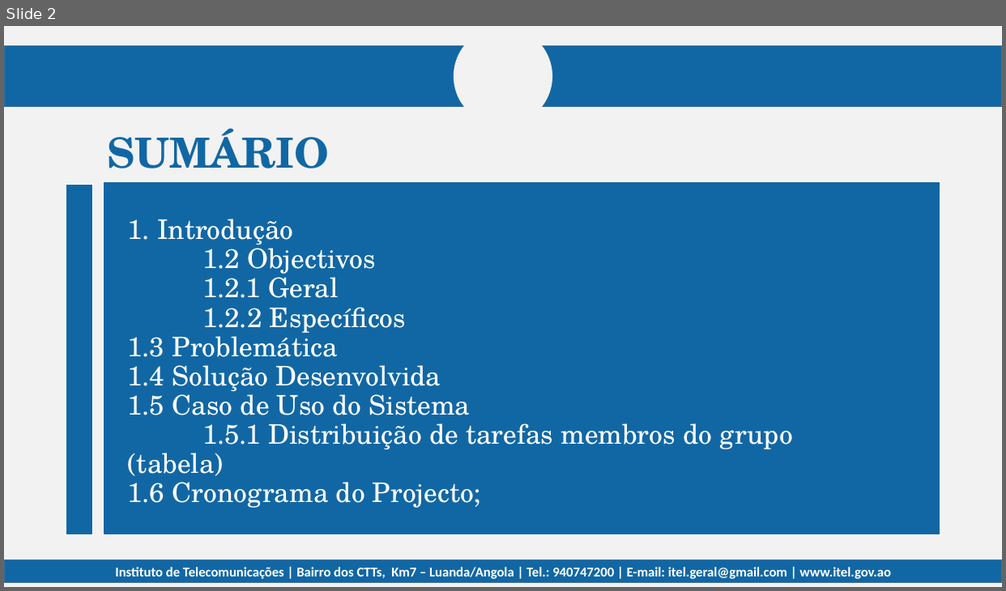
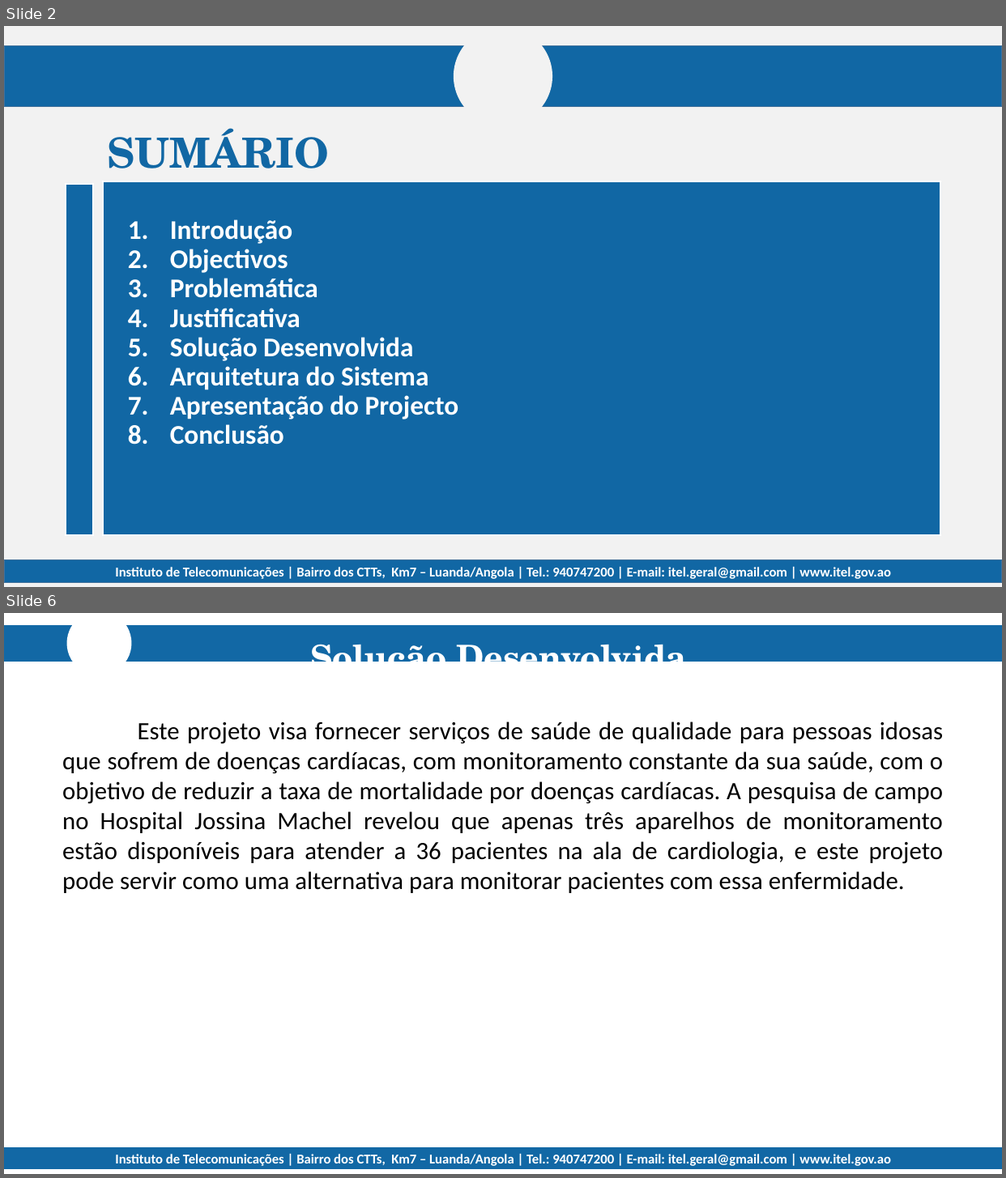
Before and after one commit to nangazaki/pulso-seguro, a slide deck: relatório/Apresentação.pptx. Shown one above the other, each under a label of ours: slide 2 before the commit, slides 2 and 6 after it; the slides between them are not shown. The pictures are 1006x591 and 1006x1178 pixels, drawn with LibreOffice and Linux fonts; fonts in the diff are those of the drawing; background and template pictures are left out. Boxes give left, top, right and bottom in pixels: in the first picture for what was removed or moved away, otherwise in the second. Text is boxed around its words. In the diff, an @@ line names an element or a change of style, - is before the commit and + after.

```diff
--- a/relatório/Apresentação.pptx
+++ b/relatório/Apresentação.pptx
@@ slide 6 added at [4, 613, 1002, 1174], background #FFFFFF; not listed: 1 template element that a slide beside it also shows @@
@@ rectangle added at [4, 626, 1002, 661], fill #1268A5, outline #1369A6 0.99 pt @@
@@ ellipse added at [67, 613, 132, 676], fill #FFFFFF @@
@@ subtitle added at [310, 635, 686, 662], 32 pt, text #FFFFFF, bold @@
+Solução Desenvolvida
@@ text added at [62, 722, 944, 893], 24 pt, text #000000 @@
+Este projeto visa fornecer serviços de saúde de qualidade para pessoas idosas que sofrem de doenças cardíacas, com monitoramento constante da sua saúde, com o objetivo de reduzir a taxa de mortalidade por doenças cardíacas. A pesquisa de campo no Hospital Jossina Machel revelou que apenas três aparelhos de monitoramento estão disponíveis para atender a 36 pacientes na ala de cardiologia, e este projeto pode servir como uma alternativa para monitorar pacientes com essa enfermidade.
@@ rectangle added at [4, 1148, 1002, 1169], fill #1268A5, outline #1268A5 0.99 pt @@
@@ slide 2 changed as well @@
@@ text at [170, 220, 459, 445]: text changed; font TeX Gyre Schola to Calibri; bold on @@
-1. Introdução
-1.2 Objectivos
-1.2.1 Geral
-1.2.2 Específicos
-1.3 Problemática
-1.4 Solução Desenvolvida
-1.5 Caso de Uso do Sistema
-1.5.1 Distribuição de tarefas membros do grupo (tabela)
-1.6 Cronograma do Projecto;
+1. Introdução
+2. Objectivos
+3. Problemática
+4. Justificativa
+5. Solução Desenvolvida
+6. Arquitetura do Sistema
+7. Apresentação do Projecto
+8. Conclusão
```
Also in this commit, not shown: 1 other slide changed, 8 other slides added, 3 slides removed, 14 other files.
